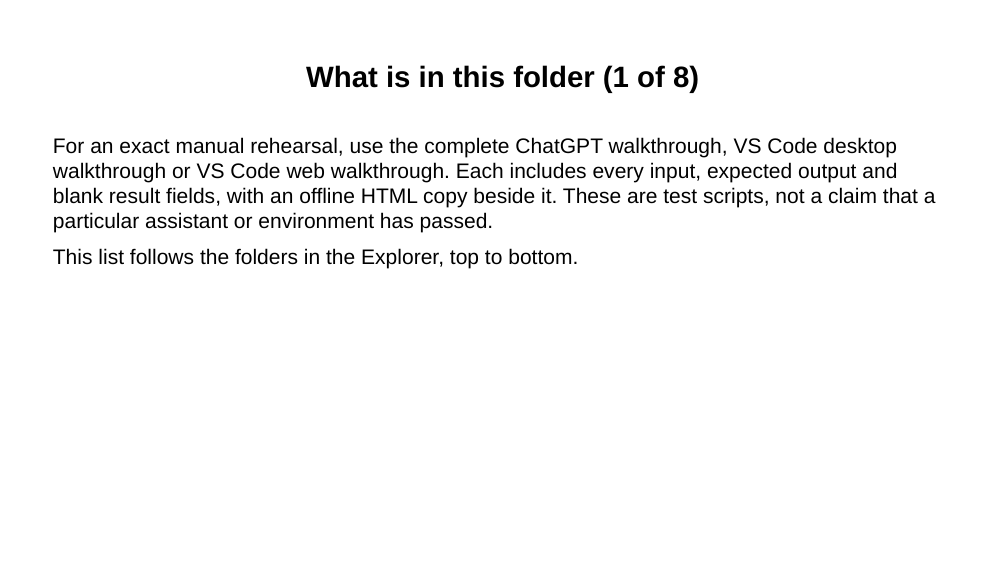
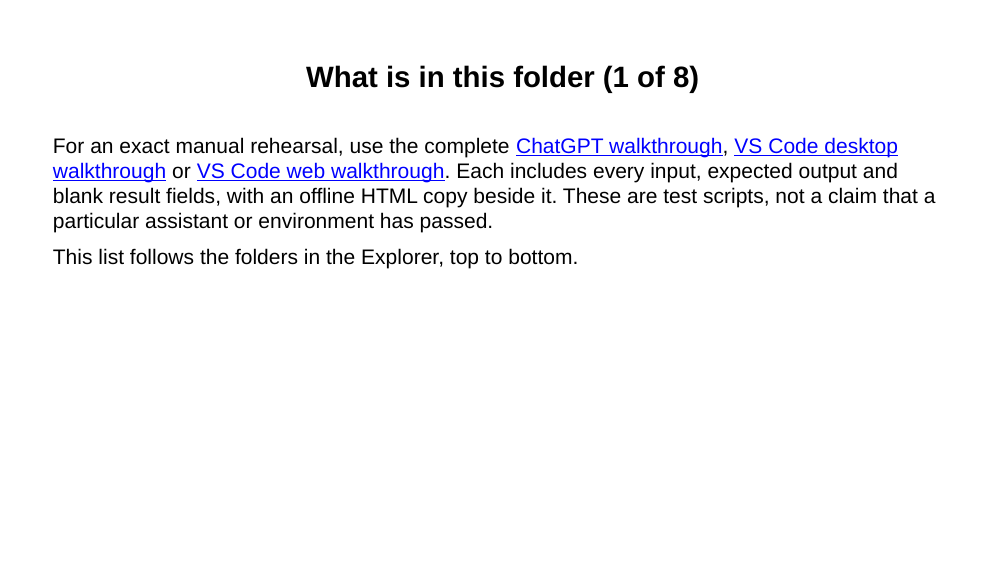
Before and after one commit to Community-Access/glow, a slide deck: slide 13 of docs/ahg-2026/kit/read-me.pptx. Drawn at 1008x567 pixels with LibreOffice and Linux fonts; fonts in the diff are those of the drawing. Boxes give left, top, right and bottom in pixels: in the first picture for what was removed or moved away, otherwise in the second. Text is boxed around its words. In the diff, an @@ line names an element or a change of style, - is before the commit and + after.

```diff
--- a/docs/ahg-2026/kit/read-me.pptx
+++ b/docs/ahg-2026/kit/read-me.pptx
@@ text at [53, 137, 936, 233]: text colour #000000 to #0000FF, underline on in "ChatGPT walkthrough, VS Code desktop walkthrough VS ..." @@
```
Also in this commit, not shown: 1 other slide changed, 20 other files.
